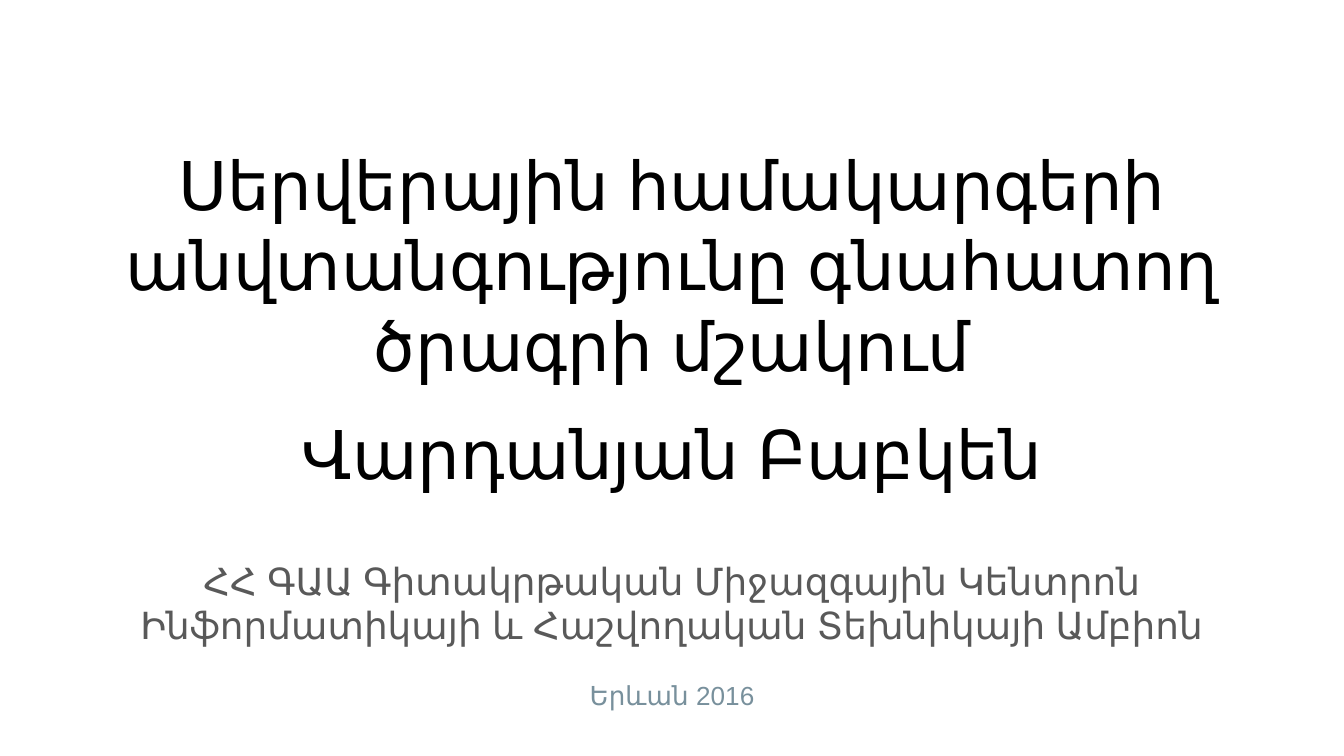
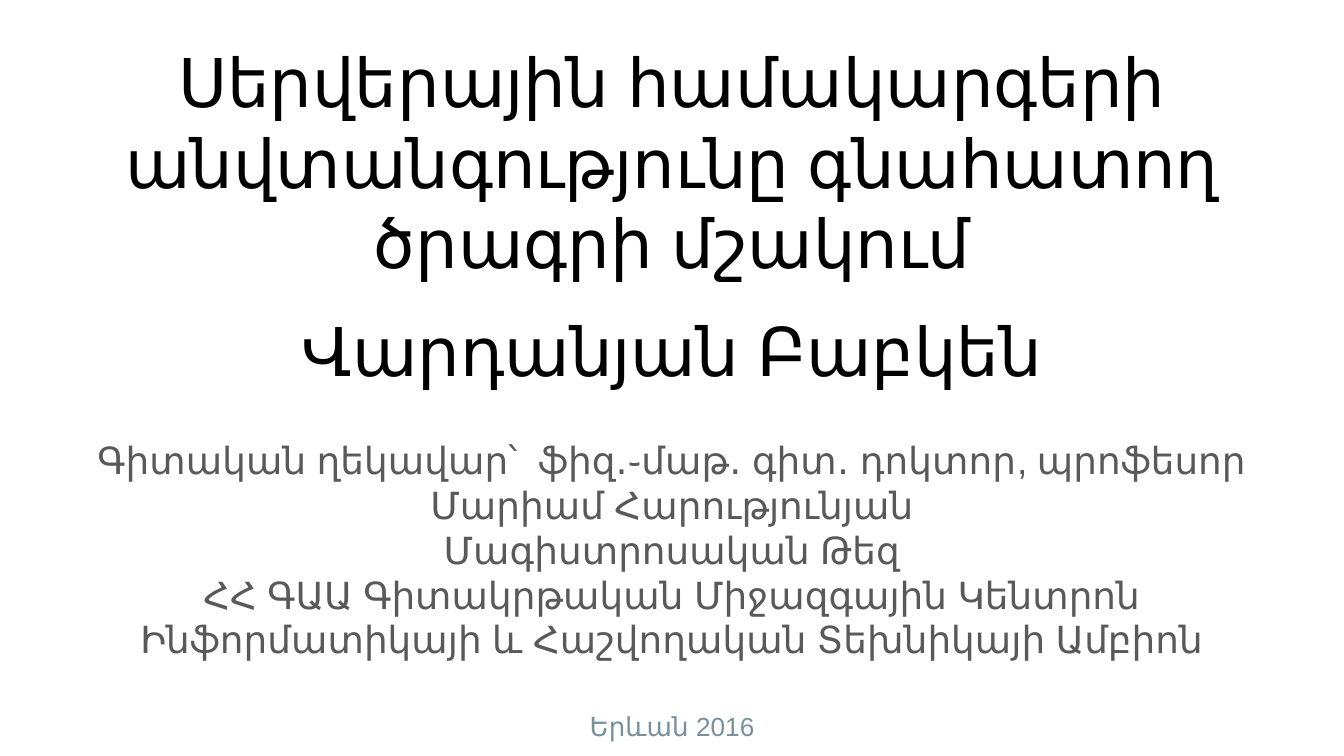
Before and after one commit to axper/lmap, a slide deck: slide 1 of tex/2016/presentation/presentation.pptx. Drawn at 1344x756 pixels with LibreOffice and Linux fonts; fonts in the diff are those of the drawing. Boxes give left, top, right and bottom in pixels: in the first picture for what was removed or moved away, otherwise in the second. Text is boxed around its words. In the diff, an @@ line names an element or a change of style, - is before the commit and + after.

```diff
--- a/tex/2016/presentation/presentation.pptx
+++ b/tex/2016/presentation/presentation.pptx
@@ title "Սերվերային համակարգերի անվտանգությունը գնահատող ծրագրի ...": place and size @@
-title "Սերվերային համակարգերի անվտանգությունը գնահատող ծրագրի ..." at (125,159,1219,385)
+title "Սերվերային համակարգերի անվտանգությունը գնահատող ծրագրի ..." at (125,56,1219,282)
@@ text "Վարդանյան Բաբկեն": place and size @@
-text "Վարդանյան Բաբկեն" at (302,428,1042,493)
+text "Վարդանյան Բաբկեն" at (302,325,1042,390)
@@ subtitle "Գիտական ղեկավար՝ ֆիզ․֊մաթ․ գիտ․ դոկտոր, ...": place and size @@
-subtitle "Գիտական ղեկավար՝ ֆիզ․֊մաթ․ գիտ․ դոկտոր, ..." at (140,566,1203,647)
+subtitle "Գիտական ղեկավար՝ ֆիզ․֊մաթ․ գիտ․ դոկտոր, ..." at (97,444,1246,661)
@@ subtitle at (97,444,1246,572): paragraphs added @@
+Գիտական ղեկավար՝ ֆիզ․֊մաթ․ գիտ․ դոկտոր, պրոֆեսոր Մարիամ Հարությունյան
+Մագիստրոսական Թեզ
@@ text "Երևան 2016": place and size @@
-text "Երևան 2016" at (590,685,754,710)
+text "Երևան 2016" at (590,716,754,741)
```
Also in this commit, not shown: 9 other slides changed, 1 slide added, 2 other files.
